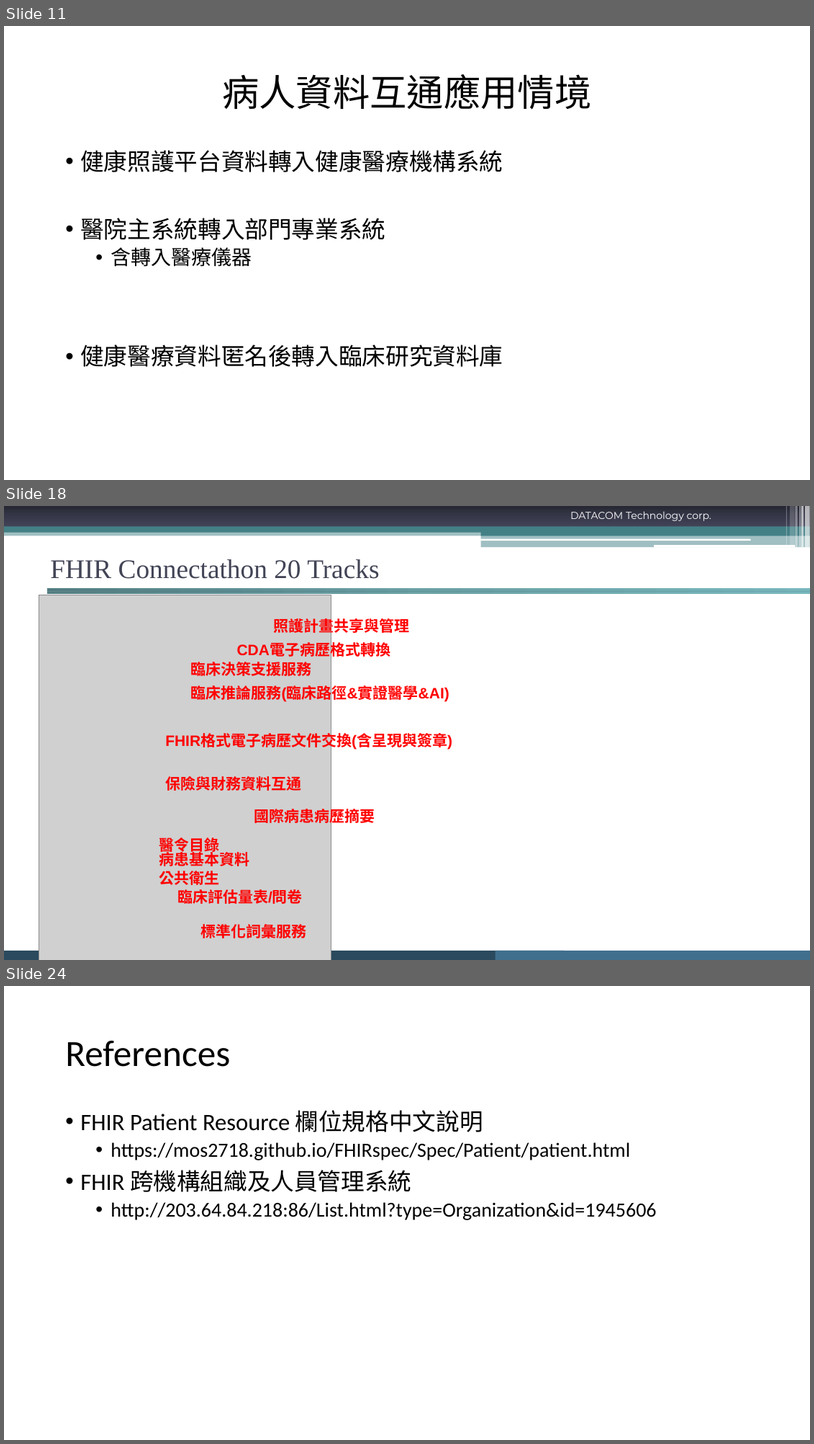
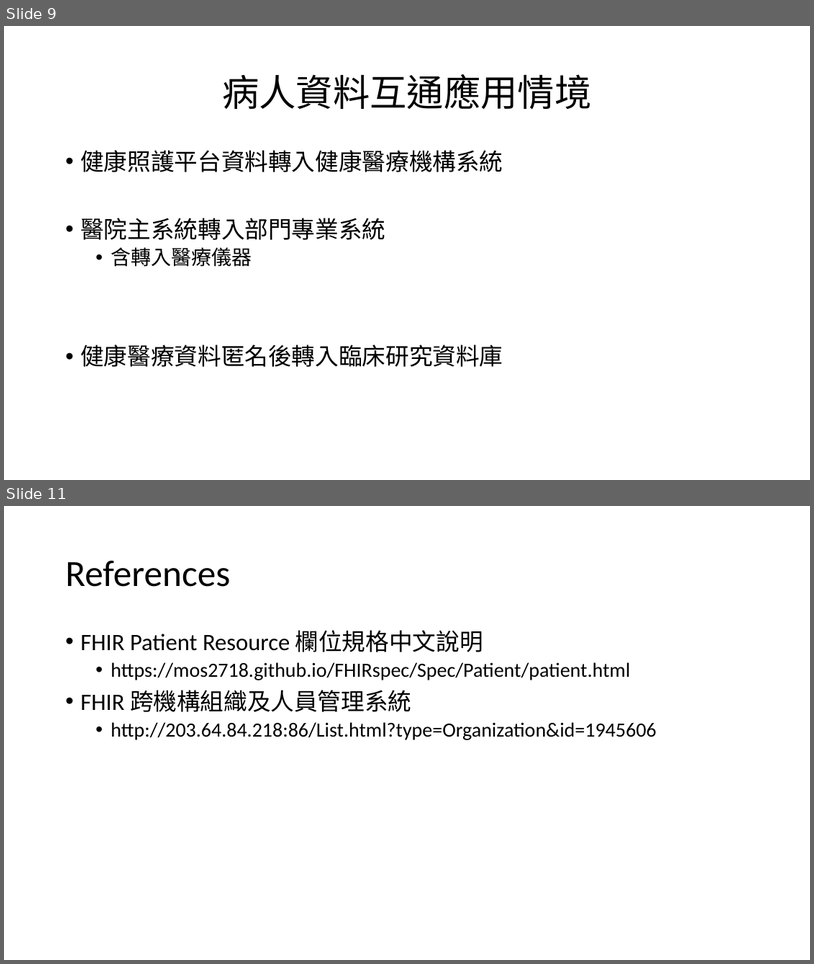
Before and after one commit to mos2718/FHIRspec, a slide deck: Spec/Patient/FHIRPatientDataSharing.pptx. Shown one above the other, each under a label of ours: slides 11, 18 and 24 before the commit, slides 9 and 11 after it; the slides between them are not shown. The pictures are 814x1444 and 814x964 pixels, drawn with LibreOffice and Linux fonts; fonts in the diff are those of the drawing; grey boxes stand for pictures; background and template pictures are left out. Boxes give left, top, right and bottom in pixels: in the first picture for what was removed or moved away, otherwise in the second. Text is boxed around its words. In the diff, an @@ line names an element or a change of style, - is before the commit and + after.

```diff
--- a/Spec/Patient/FHIRPatientDataSharing.pptx
+++ b/Spec/Patient/FHIRPatientDataSharing.pptx
@@ slide 18 removed at bbox=[4, 506, 810, 960], background #FFFFFF @@
@@ rectangle removed at bbox=[4, 506, 810, 527] @@
@@ rectangle removed at bbox=[4, 527, 810, 533] @@
@@ text removed at bbox=[571, 511, 712, 521] @@
-DATACOM Technology corp.
@@ rectangle removed at bbox=[787, 506, 787, 545] @@
@@ rectangle removed at bbox=[790, 506, 795, 545] @@
@@ rectangle removed at bbox=[796, 506, 798, 547] @@
@@ rectangle removed at bbox=[800, 506, 801, 547] @@
@@ rectangle removed at bbox=[802, 506, 805, 547] @@
@@ rectangle removed at bbox=[805, 506, 810, 547] @@
@@ rectangle removed at bbox=[4, 530, 810, 536] @@
@@ rounded rectangle removed at bbox=[481, 538, 751, 541] @@
@@ rectangle removed at bbox=[481, 530, 810, 536] @@
@@ rectangle removed at bbox=[481, 535, 810, 547] @@
@@ rounded rectangle removed at bbox=[654, 545, 795, 547] @@
@@ title removed at bbox=[50, 559, 379, 579] @@
-FHIR Connectathon 20 Tracks
@@ math equal removed at bbox=[4, 587, 810, 596] @@
@@ math equal removed at bbox=[4, 587, 810, 596] @@
@@ picture removed at bbox=[39, 595, 332, 960] @@
@@ text removed at bbox=[273, 616, 409, 635] @@
-照護計畫共享與管理
@@ text removed at bbox=[237, 644, 391, 659] @@
-CDA電子病歷格式轉換
@@ text removed at bbox=[191, 662, 312, 676] @@
-臨床決策支援服務
@@ text removed at bbox=[191, 683, 450, 702] @@
-臨床推論服務(臨床路徑&實證醫學&AI)
@@ text removed at bbox=[165, 734, 453, 749] @@
-FHIR格式電子病歷文件交換(含呈現與簽章)
@@ text removed at bbox=[165, 776, 301, 790] @@
-保險與財務資料互通
@@ text removed at bbox=[255, 806, 376, 825] @@
-國際病患病歷摘要
@@ text removed at bbox=[159, 835, 219, 854] @@
-醫令目錄
@@ text removed at bbox=[159, 850, 250, 869] @@
-病患基本資料
@@ text removed at bbox=[159, 870, 219, 885] @@
-公共衛生
@@ text removed at bbox=[178, 889, 303, 903] @@
-臨床評估量表/問卷
@@ text removed at bbox=[39, 928, 166, 949] @@
-www.datacom.com.tw
@@ text removed at bbox=[201, 924, 307, 938] @@
-標準化詞彙服務
@@ rectangle removed at bbox=[4, 950, 565, 960] @@
@@ rectangle removed at bbox=[496, 950, 810, 960] @@
@@ what was slide 11 is now slide 9 @@
@@ what was slide 24 is now slide 11 @@
```
Also in this commit, not shown: 1 slide changed, 12 other slides removed, 2 other files.
